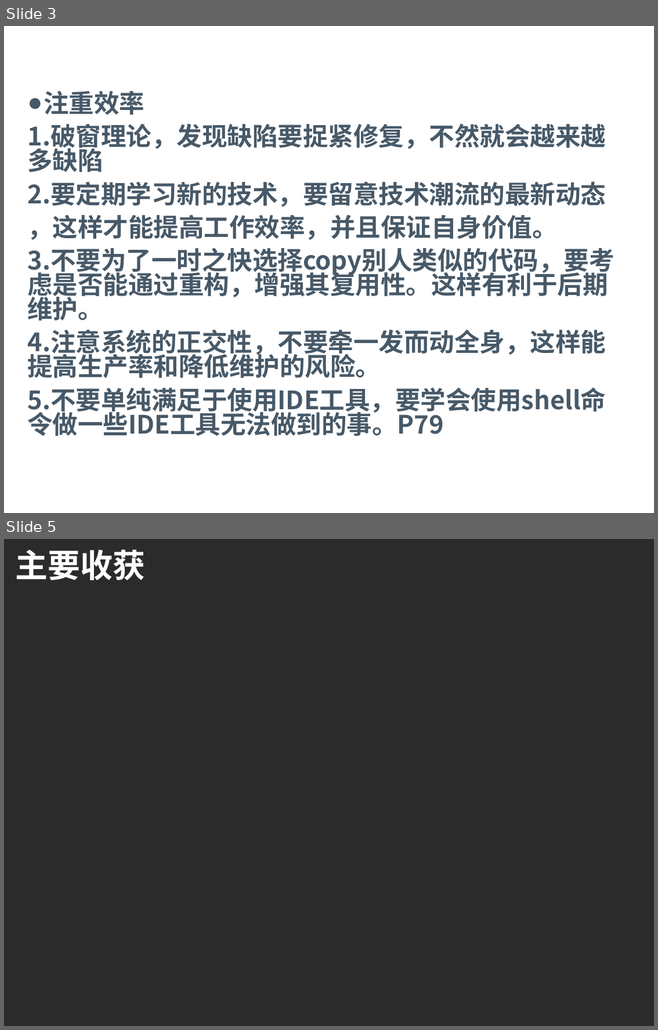
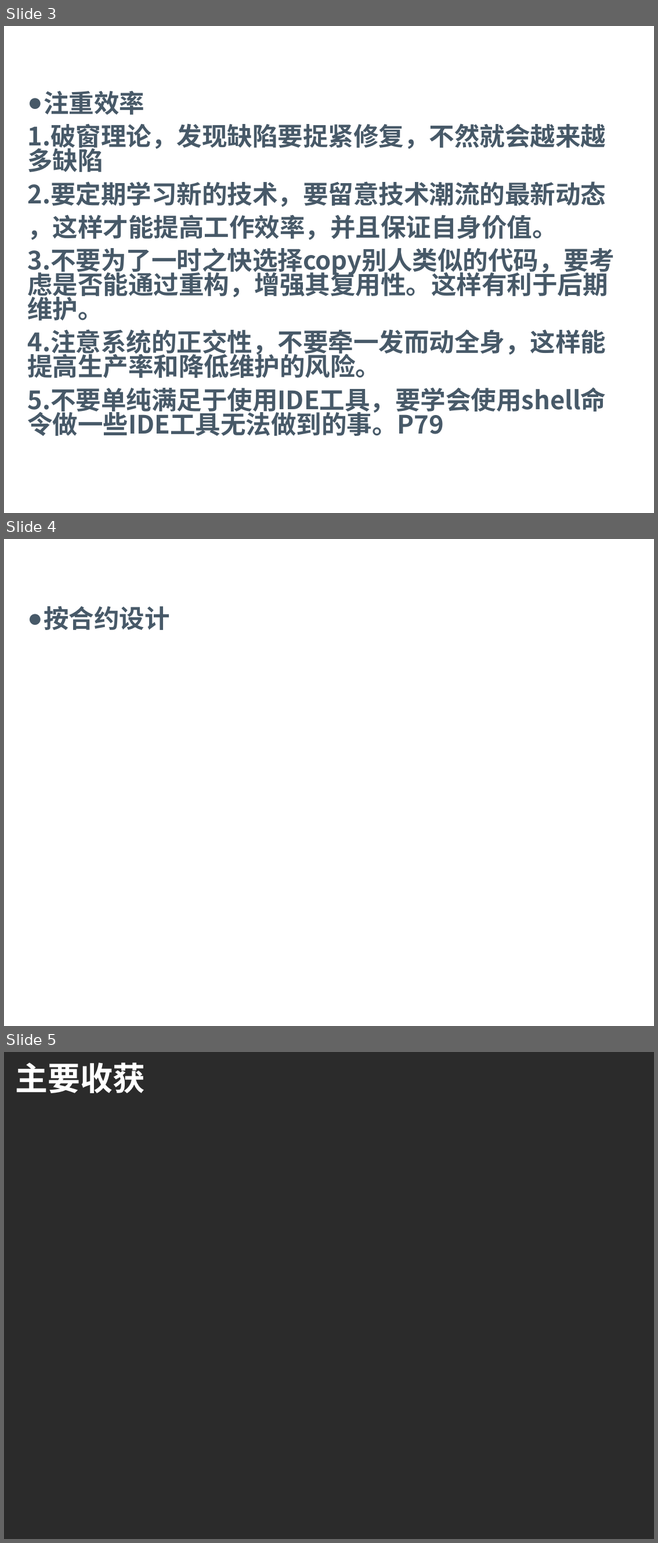
Before and after one commit to z467247132/level_up, a slide deck: 01 知识传递/1-2-1 知识传递 读1本书/02-读1本书-读书笔记撰写模板.pptx. Shown one above the other, each under a label of ours: slides 3 and 5 before the commit, slides 3, 4 and 5 after it; the slides between them are not shown. The pictures are 658x1030 and 658x1543 pixels, drawn with LibreOffice and Linux fonts; fonts in the diff are those of the drawing; background and template pictures are left out; a plain dark background stands for a picture behind light text. Boxes give left, top, right and bottom in pixels: in the first picture for what was removed or moved away, otherwise in the second. Text is boxed around its words. In the diff, an @@ line names an element or a change of style, - is before the commit and + after.

```diff
--- a/01 知识传递/1-2-1 知识传递 读1本书/02-读1本书-读书笔记撰写模板.pptx
+++ b/01 知识传递/1-2-1 知识传递 读1本书/02-读1本书-读书笔记撰写模板.pptx
@@ slide 4 added at (4, 539, 654, 1026), background picture (left out) @@
@@ text added at (43, 606, 170, 630), 28 pt, text #475968, bold @@
+● 按合约设计
```
Also in this commit, not shown: 1 slide removed.
